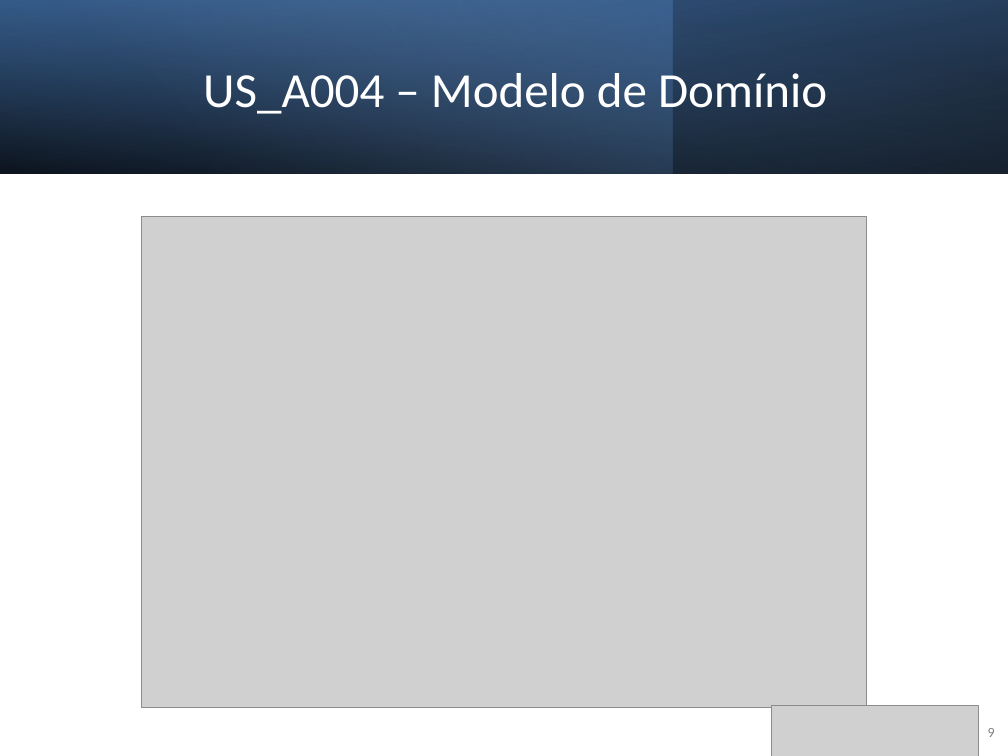
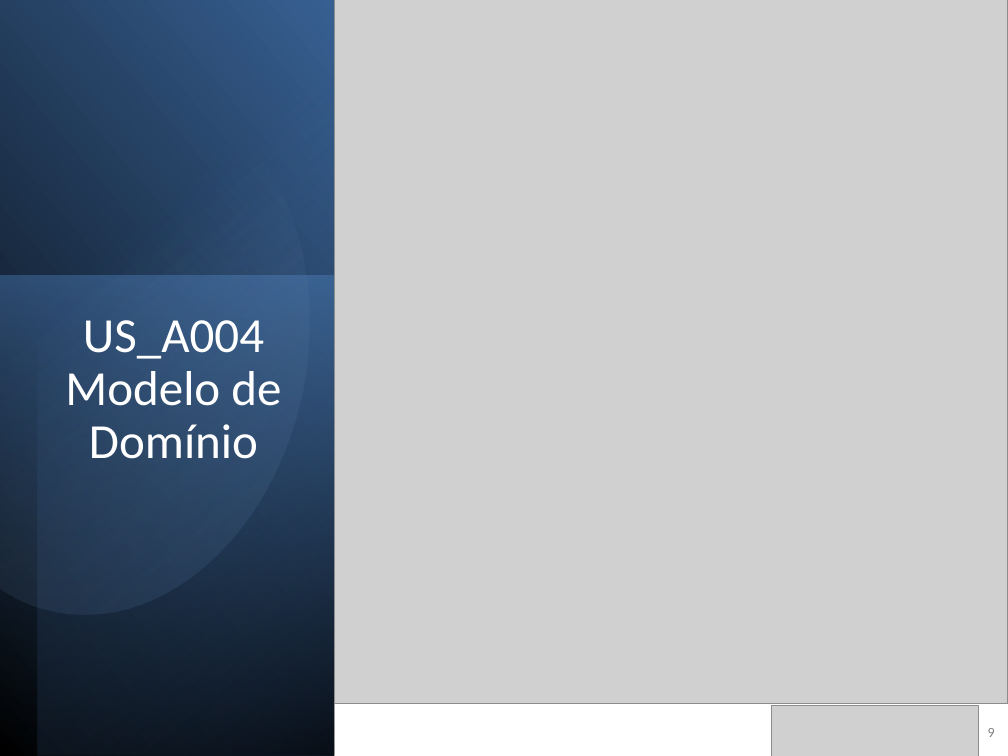
Before and after one commit to joaoventura2024064-dev/ISTECPROJ2526, a slide deck: slide 9 of docs/Sprint_A_Apresentacao_v0.pptx. Drawn at 1008x756 pixels with LibreOffice and Linux fonts; fonts in the diff are those of the drawing; grey boxes stand for pictures. Boxes give left, top, right and bottom in pixels: in the first picture for what was removed or moved away, otherwise in the second. Text is boxed around its words. In the diff, an @@ line names an element or a change of style, - is before the commit and + after.

```diff
--- a/docs/Sprint_A_Apresentacao_v0.pptx
+++ b/docs/Sprint_A_Apresentacao_v0.pptx
@@ rectangle removed at (x1=0, y1=0, x2=1008, y2=173) @@
@@ rectangle removed at (x1=0, y1=0, x2=672, y2=173) @@
@@ rectangle removed at (x1=0, y1=0, x2=1008, y2=173) @@
@@ rectangle added at (x1=1, y1=0, x2=334, y2=756), fill gradient #000000 to #376092 @@
@@ rectangle added at (x1=37, y1=0, x2=334, y2=756), fill gradient #000000 to #4F81BD @@
@@ picture added at (x1=334, y1=0, x2=1008, y2=704) @@
@@ freeform shape added at (x1=0, y1=64, x2=356, y2=651), fill gradient #95B3D7 to #376092 @@
@@ picture removed at (x1=142, y1=217, x2=867, y2=708) @@
@@ rectangle added at (x1=0, y1=276, x2=333, y2=755), fill gradient #4F81BD to #254061 @@
@@ title "US_A004 Modelo de Domínio" at (x1=65, y1=320, x2=281, y2=459): vertical alignment middle to top @@
@@ title at (x1=65, y1=320, x2=281, y2=459): text changed @@
-US_A004 – Modelo de Domínio
+US_A004 Modelo de Domínio
```
Also in this commit, not shown: 1 other slide changed.
